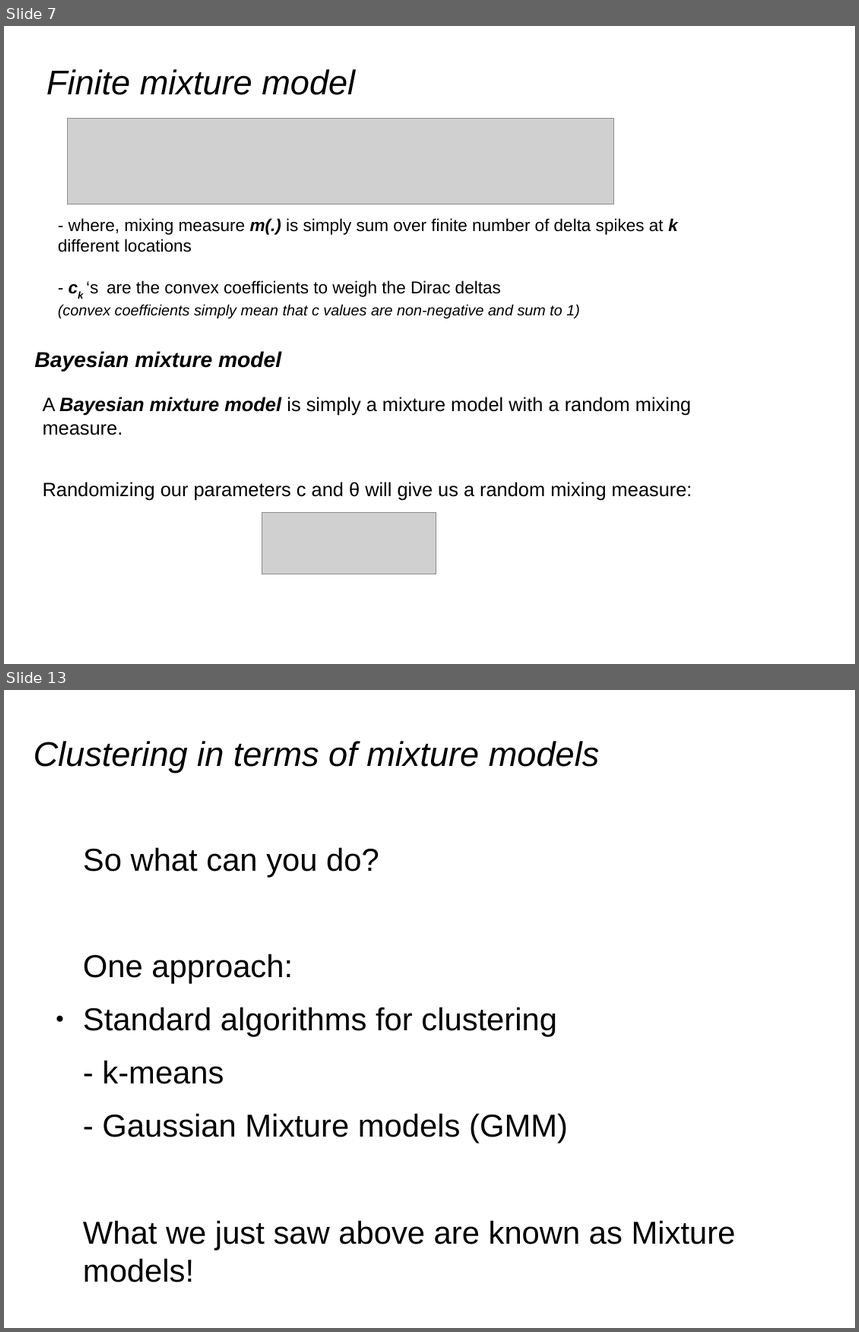
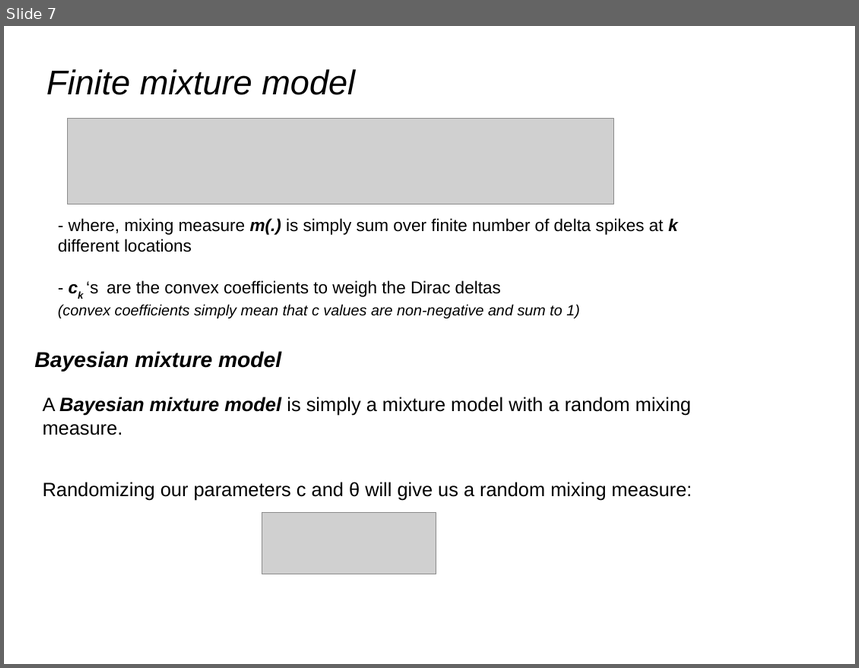
Before and after one commit to afcarl/Dirichlet_Processes, a slide deck: version_2.odp. Shown one above the other, each under a label of ours: slides 7 and 13 before the commit, slide 7 after it; the slides between them are not shown. The pictures are 859x1332 and 859x668 pixels, drawn with LibreOffice and Linux fonts; fonts in the diff are those of the drawing; grey boxes stand for pictures. Boxes give left, top, right and bottom in pixels: in the first picture for what was removed or moved away, otherwise in the second. Text is boxed around its words. In the diff, an @@ line names an element or a change of style, - is before the commit and + after.

```diff
--- a/version_2.odp
+++ b/version_2.odp
@@ slide 13 removed at (4,690,855,1328), background #FFFFFF @@
@@ title removed at (34,741,600,772) @@
-Clustering in terms of mixture models
@@ text removed at (83,847,736,1283) @@
-So what can you do?
-One approach:
-● Standard algorithms for clustering
-- k-means
-- Gaussian Mixture models (GMM)
-What we just saw above are known as Mixture models!
```
Also in this commit, not shown: 1 slide changed, 2 slides added, 3 other slides removed.
